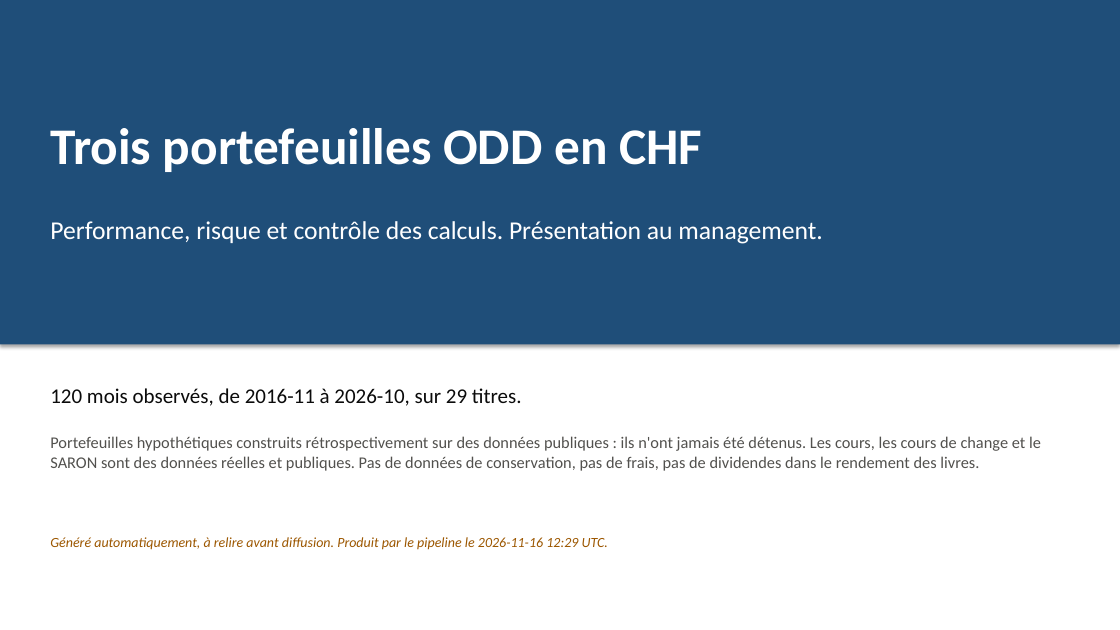
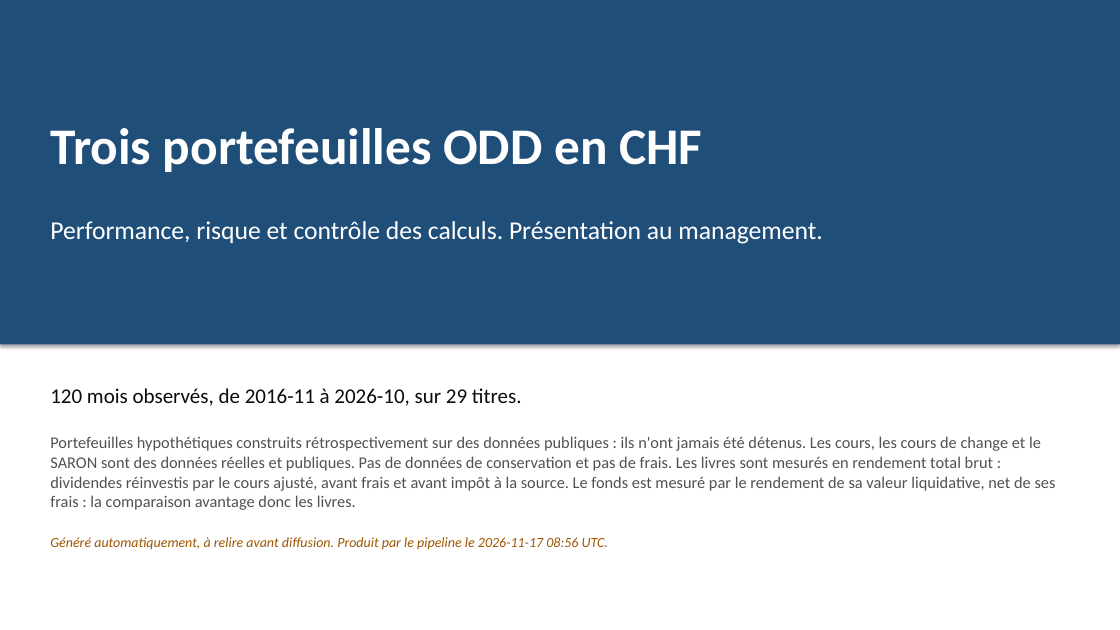
Before and after one commit to fatybarbosa/investment-analytics-platform, a slide deck: slide 1 of reports/management/presentation_management.pptx. Drawn at 1120x630 pixels with LibreOffice and Linux fonts; fonts in the diff are those of the drawing. Boxes give left, top, right and bottom in pixels: in the first picture for what was removed or moved away, otherwise in the second. Text is boxed around its words. In the diff, an @@ line names an element or a change of style, - is before the commit and + after.

```diff
--- a/reports/management/presentation_management.pptx
+++ b/reports/management/presentation_management.pptx
@@ text at <box>50,436,1056,510</box>: text changed @@
-Portefeuilles hypothétiques construits rétrospectivement sur des données publiques : ils n'ont jamais été détenus. Les cours, les cours de change et le SARON sont des données réelles et publiques. Pas de données de conservation, pas de frais, pas de dividendes dans le rendement des livres.
+Portefeuilles hypothétiques construits rétrospectivement sur des données publiques : ils n'ont jamais été détenus. Les cours, les cours de change et le SARON sont des données réelles et publiques. Pas de données de conservation et pas de frais. Les livres sont mesurés en rendement total brut : dividendes réinvestis par le cours ajusté, avant frais et avant impôt à la source. Le fonds est mesuré par le rendement de sa valeur liquidative, net de ses frais : la comparaison avantage donc les livres.
@@ text at <box>50,537,608,550</box>: text changed @@
-Généré automatiquement, à relire avant diffusion. Produit par le pipeline le 2026-11-16 12:29 UTC.
+Généré automatiquement, à relire avant diffusion. Produit par le pipeline le 2026-11-17 08:56 UTC.
```
Also in this commit, not shown: 11 other slides changed, 58 other files.
